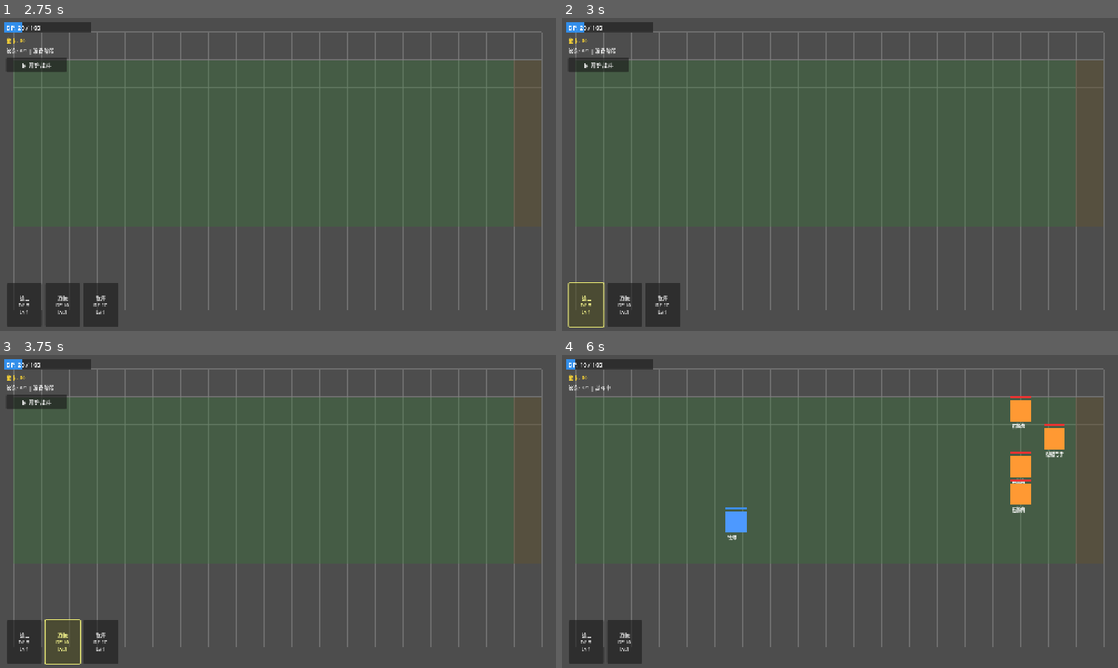
Above: before the commit, frames 1-4 (two rows, left to right).
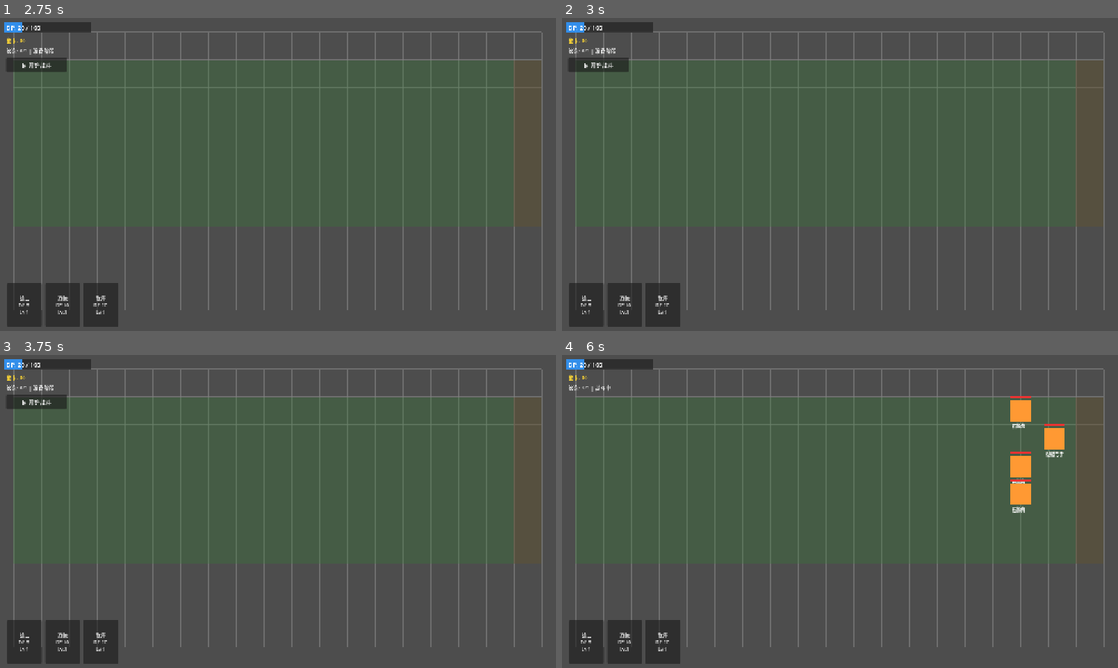
Above: after the commit, the same moments.

Repository: kuronaru/Paradiso
Game: Godot game, scene res://scenes/main.tscn
The game is run twice, just before and just after one commit, with the same random seed, the same clock (stepped at 60 frames per second) and the same inputs.
Inputs (mouse positions are in pixels of both pictures, inside the frame that each line leads up to):
- Up to frame 1 (2.75 s): click "▶ 开始战斗" at 0.5 s; click "▶ 开始战斗" at 1.25 s; click "牧师 Lv.1 消耗: 20 金币" at 2 s
- Up to frame 2 (3 s): click "战士 DP:8 Lv.1" at 2.75 s
- Up to frame 3 (3.75 s): click "游侠 DP:10 Lv.1" at 3.5 s
- Up to frame 4 (6 s): click "牧师 DP:10 Lv.1" at 4.25 s; tap Enter at 5 s; move the mouse to (962, 495) at 5.02 s; hold W 5.03-5.75 s; tap F at 5.1 s; click (962, 495) at 5.17 s; tap Space at 5.27 s; drag from (728, 527) to (812, 574) at 5.77 s

Frame 1 is identical in both runs. In frame 2, 1.0% of the frame differs, in the area x 1-8%, y 84-99%; in frame 3, 1.0%; in frame 4, 1.2%, in the area x 2-34%, y 1-99%.

Commit message:
add drag deployment

Diff:
--- a/game/scripts/deployment/deployment_system.gd
+++ b/game/scripts/deployment/deployment_system.gd
@@ -8,12 +8,18 @@
 signal unit_selected(unit: HeroUnit)
 signal unit_deselected
 signal drag_ended
+signal hand_updated(cards: Array)
 
 var selected_unit: HeroUnit = null
 var hand_cards: Array = []            # 手牌 [{class_id, level}]
 var is_dragging: bool = false
-var drag_card_index: int = -1
-var drag_preview: Node = null
+var drag_card_index: int = -1         # 兼容旧点击部署流程的当前拖拽下标
+var drag_original_index: int = -1     # 拖拽卡牌在手牌中的原始位置
+var drag_card_data: Dictionary = {}   # 正在拖拽的卡牌数据
+var drag_preview: Control = null      # 当前拖拽预览节点
+var drag_preview_mode: String = ""    # "card" / "unit"，避免重复重建预览
+var drag_grid_pos: Vector2i = Vector2i.ZERO
+var drag_over_grid: bool = false
 
 @onready var grid: GridSystem = null
 
@@ -25,7 +31,25 @@
 		grid.cell_clicked.connect(_on_cell_clicked)
 
 
-signal hand_updated(cards: Array)
+func _process(_delta: float) -> void:
+	"""拖拽中持续刷新预览位置"""
+	if is_dragging:
+		_update_drag_preview()
+
+
+func _input(event: InputEvent) -> void:
+	"""处理拖拽释放与右键取消"""
+	if not is_dragging:
+		return
+
+	if event is InputEventMouseButton:
+		if event.button_index == MOUSE_BUTTON_LEFT and not event.pressed:
+			_finish_drag()
+		elif event.button_index == MOUSE_BUTTON_RIGHT and event.pressed:
+			cancel_drag()
+	elif event is InputEventMouseMotion:
+		_update_drag_preview()
+
 
 func setup_hand(party_data: Array) -> void:
 	"""初始化手牌（从肉鸽队伍数据）"""
@@ -42,33 +66,93 @@
 	return ResourceManager.can_afford(ct.deploy_cost)
 
 
+func can_deploy_now() -> bool:
+	"""检查当前战斗阶段是否允许部署"""
+	return BattleManager.state in [
+		BattleManager.BattleState.PREPARING,
+		BattleManager.BattleState.IN_PROGRESS,
+		BattleManager.BattleState.WAVE_BREAK,
+	]
+
+
+func begin_drag(card_index: int) -> bool:
+	"""开始拖拽手牌，将卡牌从手牌队列中临时移除"""
+	if card_index < 0 or card_index >= hand_cards.size():
+		return false
+	if not can_deploy_now():
+		return false
+
+	if is_dragging:
+		cancel_drag()
+
+	var card_data: Dictionary = hand_cards[card_index]
+	if not can_deploy_card(card_data["class_id"]):
+		return false
+
+	drag_card_data = card_data.duplicate(true)
+	drag_original_index = card_index
+	drag_card_index = card_index
+	is_dragging = true
+	drag_over_grid = false
+	drag_preview_mode = ""
+
+	# 拖拽期间手牌栏不显示这张卡；取消或部署失败时再插回原位置
+	hand_cards.remove_at(card_index)
+	hand_updated.emit(hand_cards)
+	_update_drag_preview()
+	return true
+
+
+func cancel_drag() -> void:
+	"""取消拖拽，将卡牌放回原来的手牌位置"""
+	if not is_dragging:
+		return
+	_restore_dragged_card()
+	_clear_drag_state()
+	drag_ended.emit()
+
+
 func deploy_card(card_index: int, grid_pos: Vector2i) -> bool:
 	"""部署手牌到网格"""
 	if card_index < 0 or card_index >= hand_cards.size():
 		return false
+
+	var card_data: Dictionary = hand_cards[card_index]
+	if not _deploy_card_data(card_data, grid_pos):
+		return false
+
+	hand_cards.remove_at(card_index)
+	hand_updated.emit(hand_cards)
+	return true
+
+
+func _deploy_card_data(card_data: Dictionary, grid_pos: Vector2i) -> bool:
+	"""根据卡牌数据创建角色并放置到网格"""
 	if not grid:
 		grid = BattleManager.grid
 	if not grid:
 		return false
-
-	var card_data: Dictionary = hand_cards[card_index]
+	if not card_data.has("class_id") or not card_data.has("level"):
+		return false
+
 	var ct := ClassDefinitions.get_template(card_data["class_id"])
+
+	if not grid.can_place_at(grid_pos):
+		Log.w(M, "无法部署到 (%d, %d)" % [grid_pos.x, grid_pos.y])
+		return false
 
 	if not ResourceManager.spend(ct.deploy_cost):
 		Log.w(M, "DP不足，需要 %d" % ct.deploy_cost)
 		return false
 
-	if not grid.can_place_at(grid_pos):
-		Log.w(M, "无法部署到 (%d, %d)" % [grid_pos.x, grid_pos.y])
-		ResourceManager.refund(ct.deploy_cost)
-		return false
-
 	var hero := HeroUnit.new()
 	hero.setup(ct, card_data["level"])
-	grid.place_unit(hero, grid_pos)
-
-	hand_cards.remove_at(card_index)
-	hand_updated.emit(hand_cards)
+	if not grid.place_unit(hero, grid_pos):
+		ResourceManager.refund(ct.deploy_cost)
+		BattleManager.unregister_player_unit(hero)
+		hero.queue_free()
+		return false
+
 	Log.i(M, "部署 %s 到 (%d, %d)" % [ct.job_name, grid_pos.x, grid_pos.y])
 	return true
 
@@ -94,16 +178,7 @@
 func _on_cell_clicked(grid_pos: Vector2i) -> void:
 	"""网格点击处理"""
 	if is_dragging:
-		# 拖拽放置
-		var deployed := false
-		if drag_card_index >= 0:
-			deployed = deploy_card(drag_card_index, grid_pos)
-		is_dragging = false
-		drag_card_index = -1
-		if drag_preview:
-			drag_preview.queue_free()
-			drag_preview = null
-		drag_ended.emit()
+		_finish_drag_at(grid_pos)
 	elif BattleManager.state == BattleManager.BattleState.PREPARING:
 		# 准备阶段：点击空地尝试部署第一张可部署的卡
 		if hand_cards.size() > 0 and grid.is_deploy_zone(grid_pos) and not grid.is_occupied(grid_pos):
@@ -142,3 +217,203 @@
 			hand_updated.emit(hand_cards)
 		selected_unit = null
 		unit_deselected.emit()
+
+
+func _finish_drag() -> void:
+	"""根据鼠标当前位置完成拖拽：网格内部署，手牌区或其他区域取消"""
+	if drag_over_grid:
+		_finish_drag_at(drag_grid_pos)
+	else:
+		cancel_drag()
+
+
+func _finish_drag_at(grid_pos: Vector2i) -> void:
+	"""在指定网格位置结束拖拽并尝试部署"""
+	if not is_dragging:
+		return
+
+	var deployed := _deploy_card_data(drag_card_data, grid_pos)
+	if not deployed:
+		_restore_dragged_card()
+	_clear_drag_state()
+	drag_ended.emit()
+
+
+func _restore_dragged_card() -> void:
+	"""将正在拖拽的卡牌恢复到原手牌位置"""
+	if drag_card_data.is_empty():
+		return
+
+	var restore_index := clampi(drag_original_index, 0, hand_cards.size())
+	hand_cards.insert(restore_index, drag_card_data.duplicate(true))
+	hand_updated.emit(hand_cards)
+
+
+func _clear_drag_state() -> void:
+	"""清理拖拽状态和预览节点"""
+	is_dragging = false
+	drag_card_index = -1
+	drag_original_index = -1
+	drag_card_data = {}
+	drag_over_grid = false
+	drag_preview_mode = ""
+	if drag_preview and is_instance_valid(drag_preview):
+		drag_preview.queue_free()
+	drag_preview = null
+
+
+func _update_drag_preview() -> void:
+	"""根据鼠标区域切换卡牌预览或战斗形象预览"""
+	if not is_dragging or drag_card_data.is_empty():
+		return
+
+	var mouse_pos := get_viewport().get_mouse_position()
+	if _is_mouse_over_hand_area(mouse_pos):
+		# 鼠标在手牌区域：显示卡牌UI，松开后取消部署
+		drag_over_grid = false
+		_show_card_drag_preview(mouse_pos)
+		return
+
+	var maybe_grid_pos = _get_mouse_grid_position()
+	if maybe_grid_pos is Vector2i and grid and grid.is_deploy_zone(maybe_grid_pos):
+		# 鼠标在部署网格：显示无血条/名称的战斗形象，吸附到格子中心
+		var grid_pos: Vector2i = maybe_grid_pos
+		drag_grid_pos = grid_pos
+		drag_over_grid = true
+		_show_unit_drag_preview(grid_pos)
+	else:
+		drag_over_grid = false
+		_show_card_drag_preview(mouse_pos)
+
+
+func _show_card_drag_preview(mouse_pos: Vector2) -> void:
+	"""显示跟随鼠标移动的卡牌预览"""
+	if drag_preview_mode != "card":
+		_replace_drag_preview(_create_card_preview())
+		drag_preview_mode = "card"
+	drag_preview.global_position = mouse_pos - drag_preview.size * 0.5
+	drag_preview.modulate = Color.WHITE
+
+
+func _show_unit_drag_preview(grid_pos: Vector2i) -> void:
+	"""显示吸附在网格中心的角色色块预览"""
+	if drag_preview_mode != "unit":
+		_replace_drag_preview(_create_unit_preview())
+		drag_preview_mode = "unit"
+
+	var center := _grid_cell_to_screen(grid_pos)
+	drag_preview.global_position = center - drag_preview.size * 0.5
+	drag_preview.modulate = Color(1, 1, 1, 0.85) if grid.can_place_at(grid_pos) else Color(1, 0.35, 0.35, 0.75)
+
+
+func _replace_drag_preview(new_preview: Control) -> void:
+	"""替换当前拖拽预览节点"""
+	if drag_preview and is_instance_valid(drag_preview):
+		drag_preview.queue_free()
+	drag_preview = new_preview
+	drag_preview.mouse_filter = Control.MOUSE_FILTER_IGNORE
+	drag_preview.z_index = 4096
+	_get_drag_preview_parent().add_child(drag_preview)
+
+
+func _create_card_preview() -> Control:
+	"""创建卡牌形态的拖拽预览"""
+	var size := _get_card_preview_size()
+	var card := PanelContainer.new()
+	card.size = size
+	card.custom_minimum_size = size
+
+	var label := Label.new()
+	label.size = size
+	label.horizontal_alignment = HORIZONTAL_ALIGNMENT_CENTER
+	label.vertical_alignment = VERTICAL_ALIGNMENT_CENTER
+	label.add_theme_font_size_override("font_size", 11)
+
+	var ct := ClassDefinitions.get_template(drag_card_data["class_id"])
+	label.text = "%s\nDP:%d\nLv.%d" % [ct.job_name, ct.deploy_cost, drag_card_data["level"]]
+	card.add_child(label)
+	return card
+
+
+func _create_unit_preview() -> Control:
+	"""创建战斗形象形态的拖拽预览（当前以色块占位）"""
+	var size := Vector2(48, 48)
+	var root := Control.new()
+	root.size = size
+	root.custom_minimum_size = size
+
+	var rect := ColorRect.new()
+	rect.size = size
+	rect.color = Color(0.3, 0.6, 1.0, 1.0)
+	rect.mouse_filter = Control.MOUSE_FILTER_IGNORE
+	root.add_child(rect)
+	return root
+
+
+func _get_drag_preview_parent() -> Node:
+	"""获取拖拽预览挂载节点，优先放到UI画布上"""
+	var tree := get_tree()
+	if tree:
+		var canvas := _find_node_by_name(tree.root, "UICanvas")
+		if canvas:
+			return canvas
+	return get_tree().root
+
+
+func _find_node_by_name(node: Node, target_name: String) -> Node:
+	"""递归查找指定名称的节点"""
+	if node.name == target_name:
+		return node
+	for child in node.get_children():
+		var found := _find_node_by_name(child, target_name)
+		if found:
+			return found
+	return null
+
+
+func _get_card_preview_size() -> Vector2:
+	"""获取卡牌预览尺寸，默认与手牌卡牌一致"""
+	var bar := _get_deployment_bar()
+	if bar:
+		return bar.card_size
+	return Vector2(80, 100)
+
+
+func _is_mouse_over_hand_area(mouse_pos: Vector2) -> bool:
+	"""检查鼠标是否位于底部手牌区域"""
+	var bar := _get_deployment_bar()
+	return bar != null and bar.is_visible_in_tree() and bar.get_global_rect().has_point(mouse_pos)
+
+
+func _get_deployment_bar() -> DeploymentBar:
+	"""获取手牌栏节点"""
+	var tree := get_tree()
+	if not tree:
+		return null
+	var nodes := tree.get_nodes_in_group("deployment_bar")
+	if nodes.size() > 0 and nodes[0] is DeploymentBar:
+		return nodes[0] as DeploymentBar
+	return null
+
+
+func _get_mouse_grid_position():
+	"""获取鼠标所在网格坐标；不在网格内时返回null"""
+	if not grid:
+		grid = BattleManager.grid
+	if not grid:
+		return null
+
+	var local_pos := grid.get_local_mouse_position()
+	var grid_rect := Rect2(
+		grid.grid_offset,
+		Vector2(grid.grid_width * grid.cell_size, grid.grid_height * grid.cell_size)
+	)
+	if not grid_rect.has_point(local_pos):
+		return null
+	return grid.world_to_grid(local_pos)
+
+
+func _grid_cell_to_screen(grid_pos: Vector2i) -> Vector2:
+	"""将网格中心点转换为屏幕坐标，用于UI预览定位"""
+	var local_center := grid.grid_to_world(grid_pos)
+	return grid.get_global_transform_with_canvas() * local_center
--- a/game/scripts/ui/deployment_bar.gd
+++ b/game/scripts/ui/deployment_bar.gd
@@ -1,5 +1,5 @@
 # deployment_bar.gd — 底部部署卡牌栏
-# 显示手牌，支持点击进入拖拽部署模式
+# 显示手牌，支持按住左键拖拽部署
 class_name DeploymentBar
 extends Control
 
@@ -20,6 +20,7 @@
 
 func _ready() -> void:
 	# 确保 Control 占据底部区域
+	add_to_group("deployment_bar")
 	_setup_layout()
 
 	# 找到DeploymentSystem
@@ -35,7 +36,6 @@
 
 	# DP变化也刷新按钮状态
 	ResourceManager.dp_changed.connect(_on_dp_changed)
-
 	_refresh_ui()
 
 
@@ -80,9 +80,10 @@
 		btn.flat = false
 
 		var idx := i
-		btn.pressed.connect(func(): _on_card_pressed(idx))
+		# 按下左键即开始拖拽；真正部署在 DeploymentSystem 中处理
+		btn.button_down.connect(func(): _on_card_drag_started(idx))
 		# 右键取消拖拽
-		btn.gui_input.connect(func(event: InputEvent): _on_card_gui_input(event, idx))
+		btn.gui_input.connect(func(event: InputEvent): _on_card_gui_input(event))
 
 		add_child(btn)
 		cards.append(btn)
@@ -95,12 +96,7 @@
 	if not deployment_system:
 		return
 
-	# 允许在准备阶段、战斗中、波次间隙部署
-	var can_deploy_now := BattleManager.state in [
-		BattleManager.BattleState.PREPARING,
-		BattleManager.BattleState.IN_PROGRESS,
-		BattleManager.BattleState.WAVE_BREAK,
-	]
+	var can_deploy_now := deployment_system.can_deploy_now()
 
 	for i in range(min(cards.size(), deployment_system.hand_cards.size())):
 		var card_data = deployment_system.hand_cards[i]
@@ -114,26 +110,22 @@
 			cards[i].modulate = Color.WHITE
 
 
-func _on_card_pressed(index: int) -> void:
+func _on_card_drag_started(index: int) -> void:
+	"""左键按下卡牌时开始拖拽部署"""
 	if not deployment_system:
 		return
 	var hand := deployment_system.hand_cards
 	if index < 0 or index >= hand.size():
 		return
 
-	# 进入拖拽模式 / 或切换拖拽
-	if deployment_system.is_dragging and deployment_system.drag_card_index == index:
-		# 再次点击同一张卡：取消拖拽
-		_cancel_drag()
-	else:
-		deployment_system.is_dragging = true
-		deployment_system.drag_card_index = index
-		drag_highlight_index = index
+	var class_id: String = hand[index]["class_id"]
+	if deployment_system.begin_drag(index):
+		drag_highlight_index = -1
 		_update_button_states()
-		card_clicked.emit(index, hand[index]["class_id"])
+		card_clicked.emit(index, class_id)
 
 
-func _on_card_gui_input(event: InputEvent, _index: int) -> void:
+func _on_card_gui_input(event: InputEvent) -> void:
 	"""右键取消拖拽"""
 	if event is InputEventMouseButton and event.pressed:
 		if event.button_index == MOUSE_BUTTON_RIGHT:
@@ -141,16 +133,15 @@
 
 
 func _cancel_drag() -> void:
+	"""取消当前拖拽"""
 	if deployment_system:
-		deployment_system.is_dragging = false
-		deployment_system.drag_card_index = -1
+		deployment_system.cancel_drag()
 	drag_highlight_index = -1
 	_update_button_states()
 
 
 func _on_hand_updated(_cards: Array) -> void:
 	"""手牌变化时刷新"""
-	_cancel_drag()
 	_refresh_ui()
 
 
